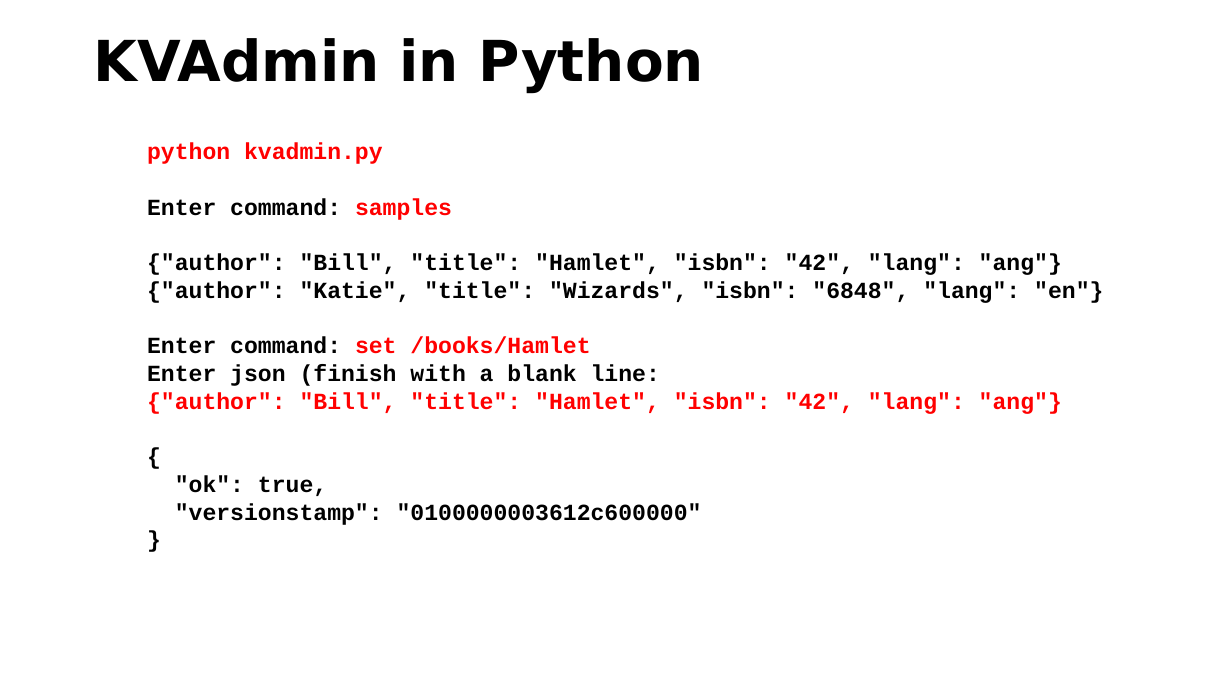
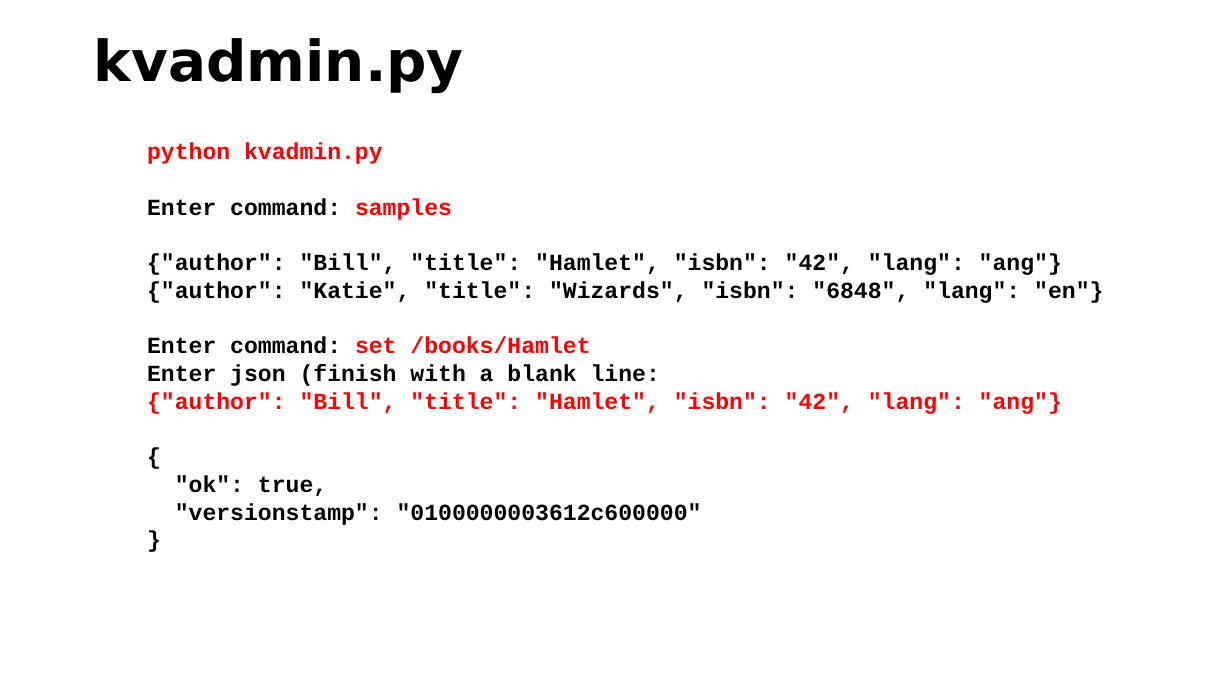
Before and after one commit to csev/pg4e, a slide deck: slide 38 of lectures/07-DenoKV.pptx. Drawn at 1232x693 pixels with LibreOffice and Linux fonts; fonts in the diff are those of the drawing. Boxes give left, top, right and bottom in pixels: in the first picture for what was removed or moved away, otherwise in the second. Text is boxed around its words. In the diff, an @@ line names an element or a change of style, - is before the commit and + after.

```diff
--- a/lectures/07-DenoKV.pptx
+++ b/lectures/07-DenoKV.pptx
@@ title at (94,38,464,93): text changed @@
-KVAdmin in Python
+kvadmin.py
```
Also in this commit, not shown: 5 other slides changed, 3 other files.
